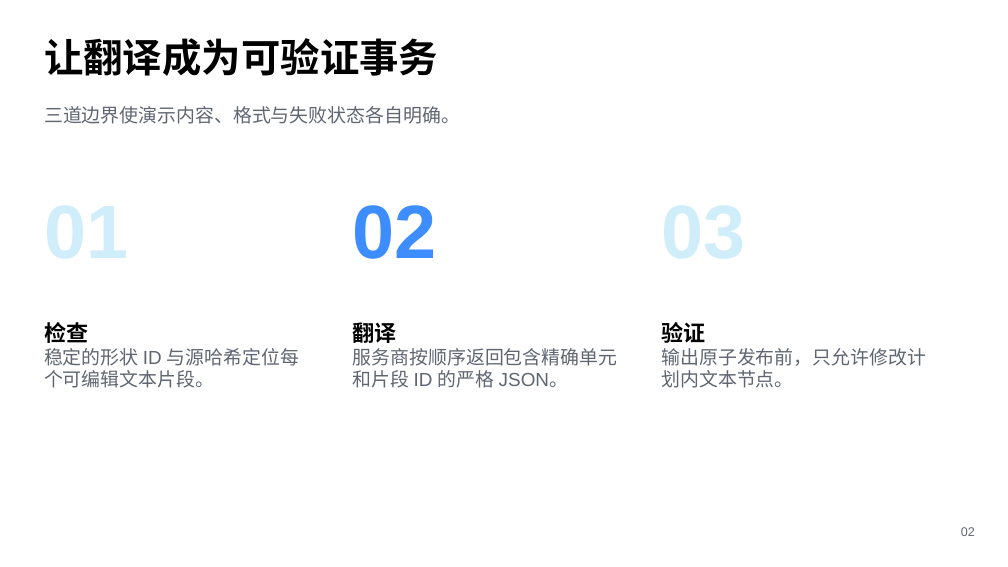
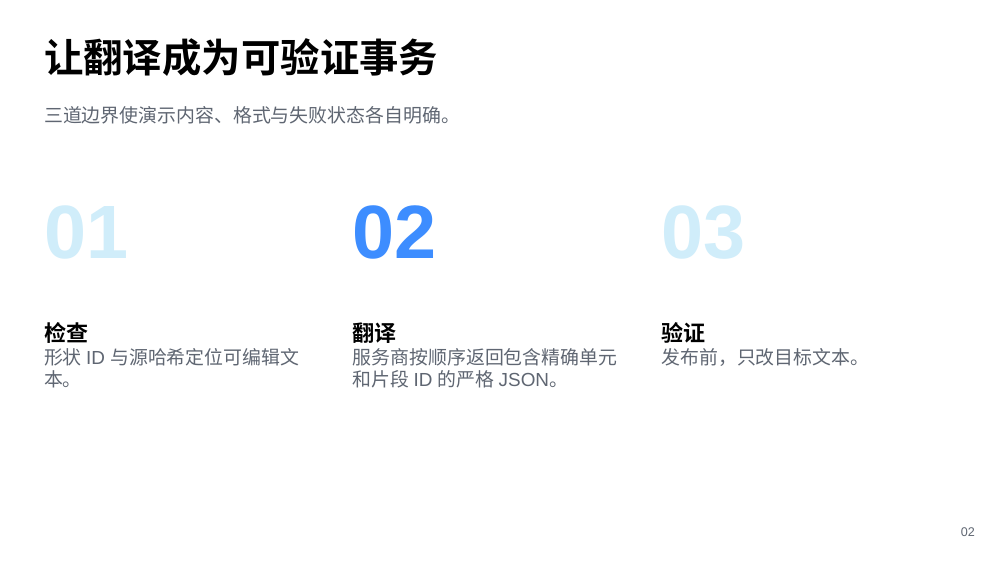
Before and after one commit to Z-MarkUs/PPTrans, a slide deck: slide 2 of examples/pptrans-demo.zh-CN.pptx. Drawn at 1008x567 pixels with LibreOffice and Linux fonts; fonts in the diff are those of the drawing. Boxes give left, top, right and bottom in pixels: in the first picture for what was removed or moved away, otherwise in the second. Text is boxed around its words. In the diff, an @@ line names an element or a change of style, - is before the commit and + after.

```diff
--- a/examples/pptrans-demo.zh-CN.pptx
+++ b/examples/pptrans-demo.zh-CN.pptx
@@ text at (44, 322, 299, 388): text changed @@
-检查
-稳定的形状 ID 与源哈希定位每个可编辑文本片段。
+检查
+形状 ID 与源哈希定位可编辑文本。
@@ text at (661, 322, 869, 366): text changed @@
-验证
-输出原子发布前，只允许修改计划内文本节点。
+验证
+发布前，只改目标文本。
```
Also in this commit, not shown: 1 other slide changed, 3 other files.
